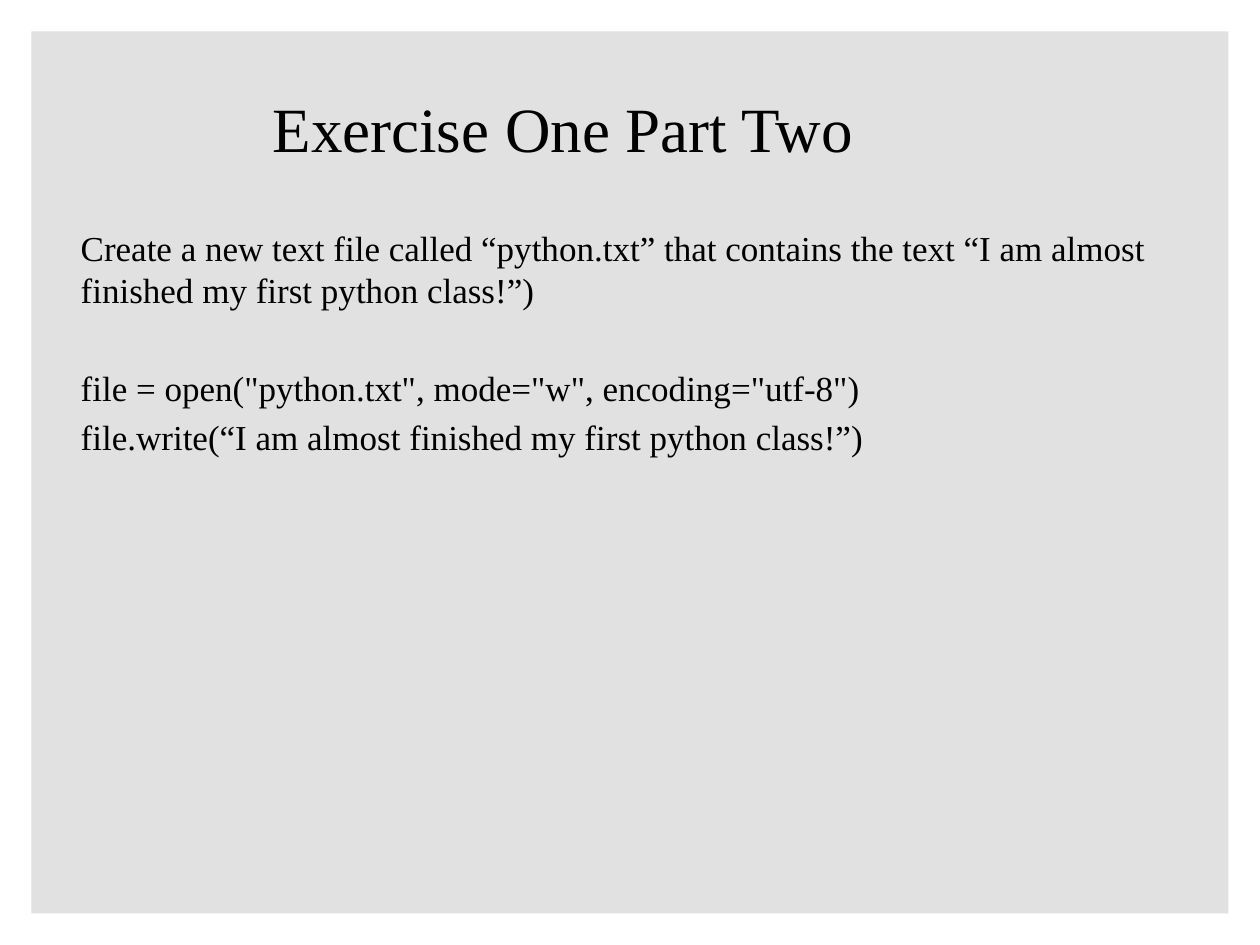
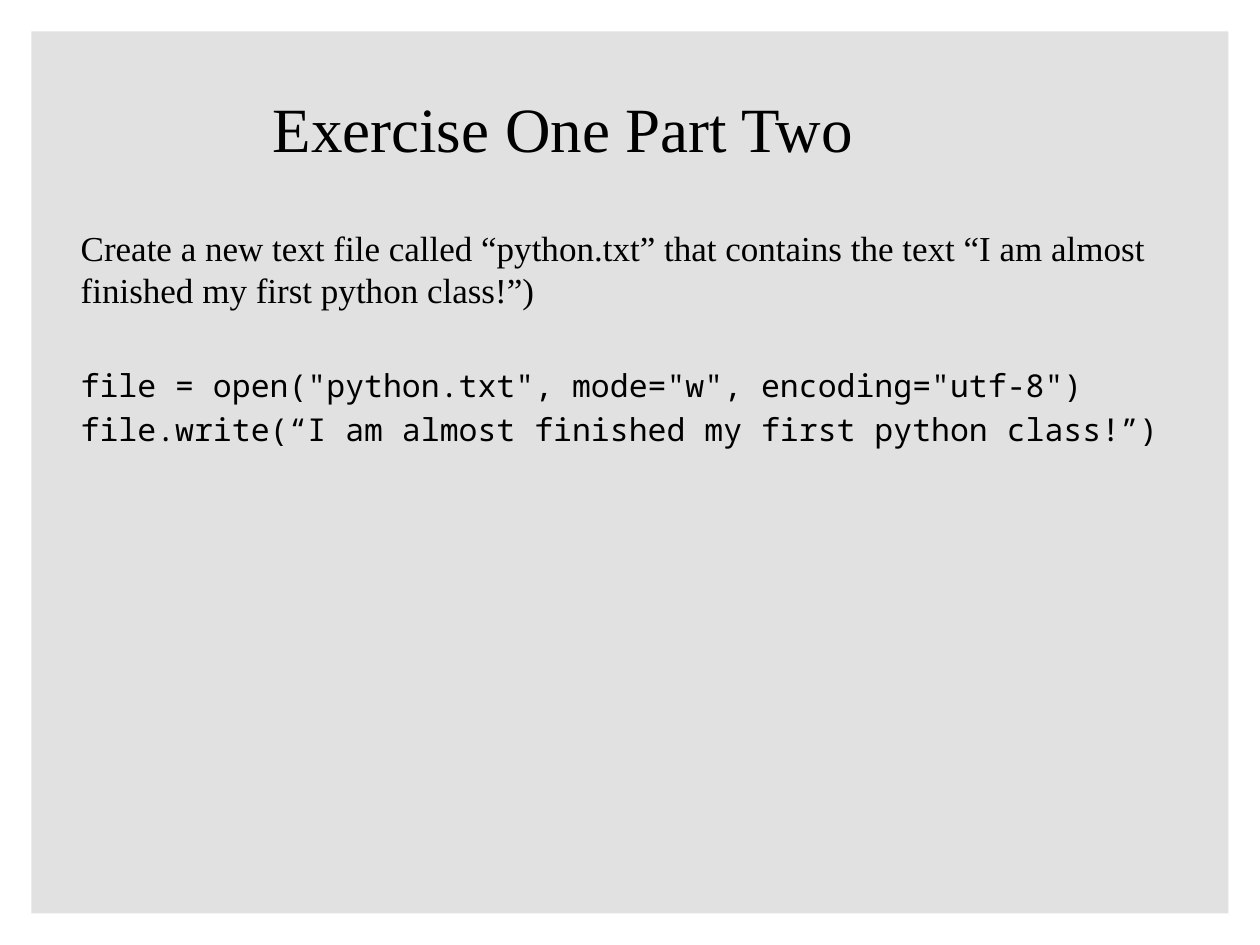
Before and after one commit to ClaudiaECarroll/Fall_24_intro_python, a slide deck: slide 11 of class_3/python_1_class_3.pptx (slide 10 before the commit). Drawn at 1260x945 pixels with LibreOffice and Linux fonts; fonts in the diff are those of the drawing; background and template pictures are left out. Boxes give left, top, right and bottom in pixels: in the first picture for what was removed or moved away, otherwise in the second. Text is boxed around its words. In the diff, an @@ line names an element or a change of style, - is before the commit and + after.

```diff
--- a/class_3/python_1_class_3.pptx
+++ b/class_3/python_1_class_3.pptx
@@ text at [81,373,1158,449]: size 20 to 18 pt, font Times New Roman to Noto Sans Mono in "file = open("python.txt", mode="w", encoding="utf-8")", "file.write(“I am almost finished my first python ..." @@
```
Also in this commit, not shown: 2 slides added.
